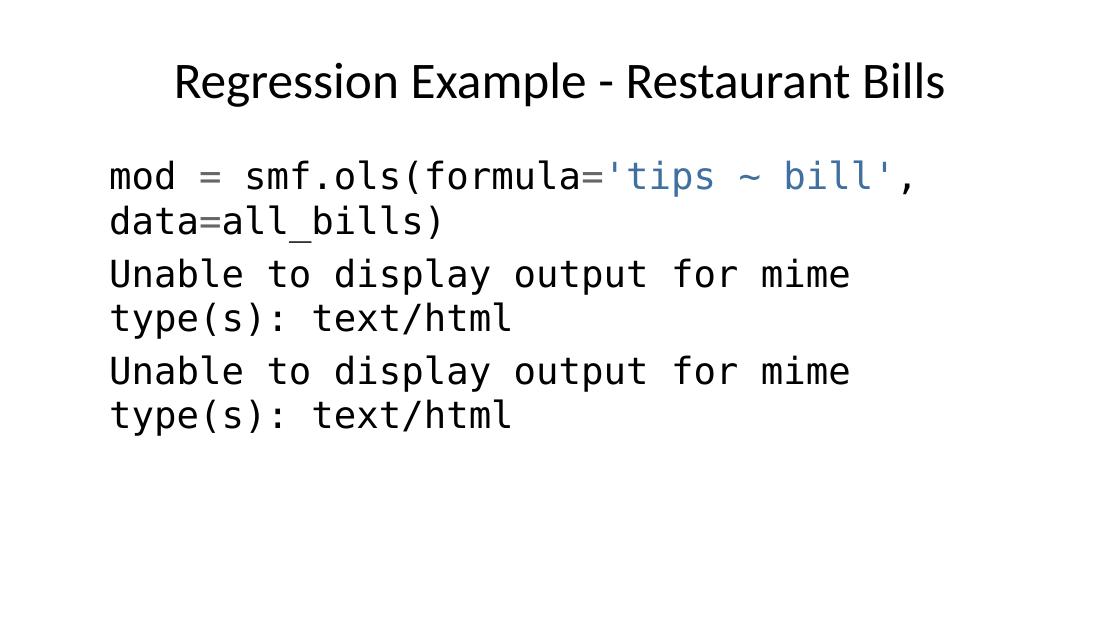
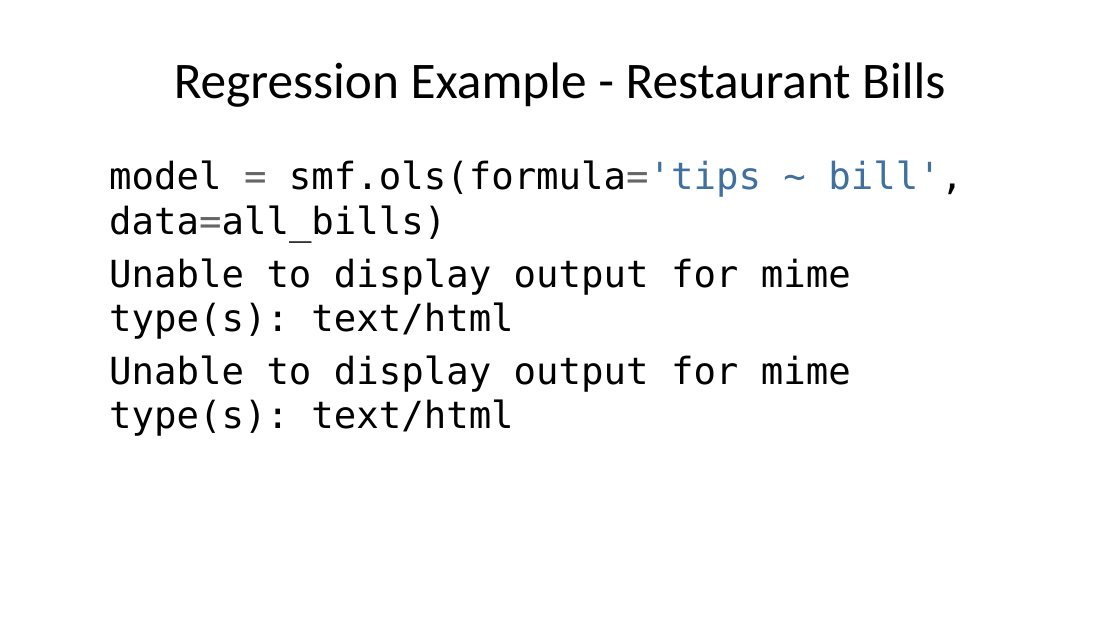
Before and after one commit to AndreasVarotsis/applied-modelling, a slide deck: slide 9 of slides/modelling-tutorial-senior-leaders-ppt.pptx. Drawn at 1120x630 pixels with LibreOffice and Linux fonts; fonts in the diff are those of the drawing. Boxes give left, top, right and bottom in pixels: in the first picture for what was removed or moved away, otherwise in the second. Text is boxed around its words. In the diff, an @@ line names an element or a change of style, - is before the commit and + after.

```diff
--- a/slides/modelling-tutorial-senior-leaders-ppt.pptx
+++ b/slides/modelling-tutorial-senior-leaders-ppt.pptx
@@ text at (x1=109, y1=160, x2=963, y2=242): text changed @@
-mod = smf.ols(formula='tips ~ bill', data=all_bills)
+model = smf.ols(formula='tips ~ bill', data=all_bills)
```
Also in this commit, not shown: 8 other slides changed, 5 slides added, 1 slide removed, 7 other files.
